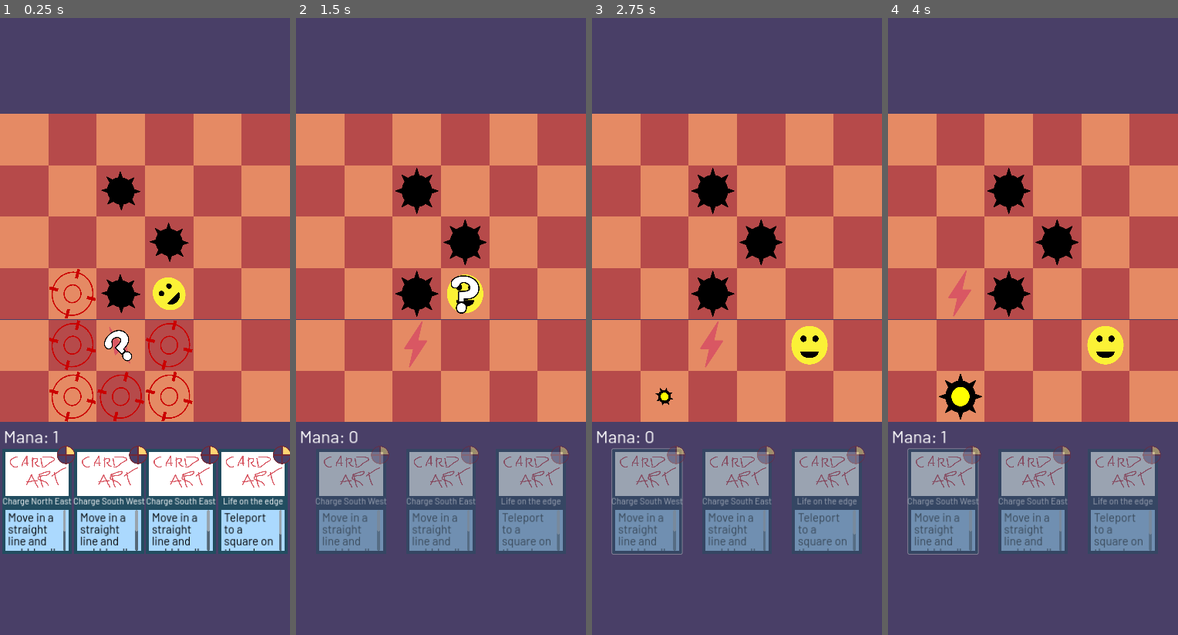
Above: before the commit, frames 1-4 (left to right).
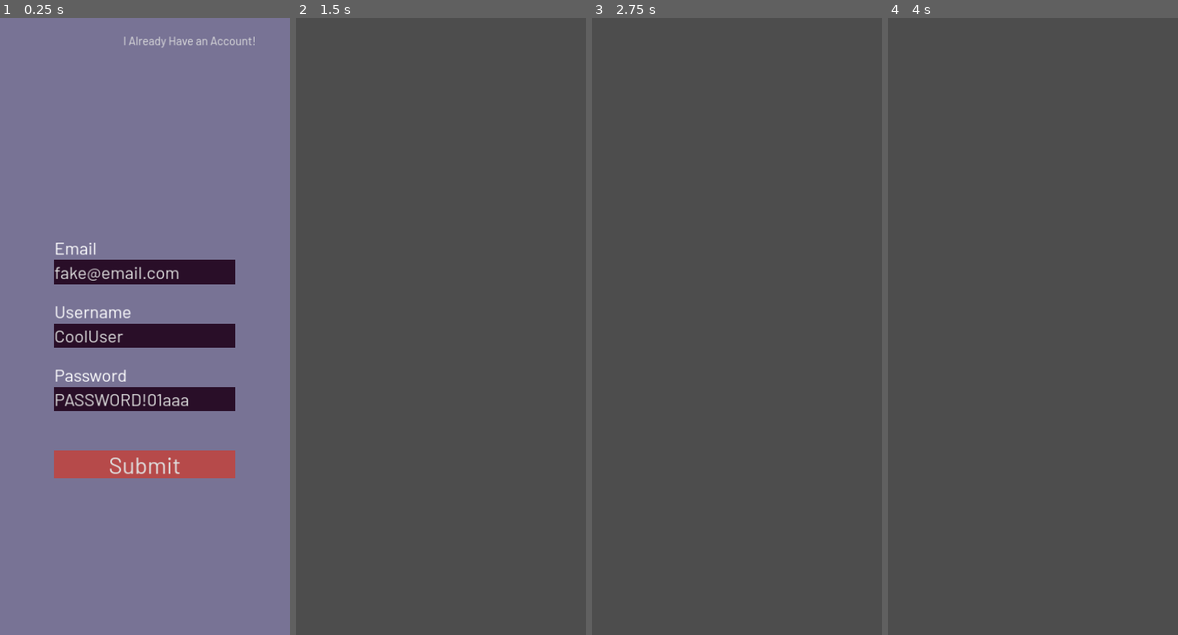
Above: after the commit, the same moments.

Repository: Boyquotes/Kumome-Godot
Game: Godot game, scene res://scenes/main.tscn
Same seed, same stepped clock (60 frames per second), same inputs: the game is played once before the commit and once after it.
Inputs (mouse positions are in pixels of both pictures, inside the frame that each line leads up to):
- Up to frame 1 (0.25 s): no input
- Up to frame 2 (1.5 s): click (333, 499) at 0.52 s; click (484, 42) at 1.25 s, where only the run after the commit has a clickable "I Already Have an Account!"
- Up to frame 3 (2.75 s): click (647, 499) at 2.02 s
- Up to frame 4 (4 s): click (943, 499) at 2.77 s; move the mouse to (960, 295) at 3.52 s; click (960, 295) at 3.67 s

The runs differ from the first frame. In frame 1, 100% of the frame differs, in the area x 0-100%, y 0-100%; in frame 2, 97%; in frame 3, 97%; in frame 4, 97%.
Error after the commit: Cannot call method 'connect' on a null value. (res://scripts/main.gd:29)

Commit message:
Quick fix for Yannis

Diff:
--- a/scenes/main.tscn
+++ b/scenes/main.tscn
@@ -21,7 +21,6 @@
 ..x1..
 ..0...
 ......"
-instant_play = true
 
 [node name="CanvasLayer" type="CanvasLayer" parent="."]
 
--- a/scenes/play.tscn
+++ b/scenes/play.tscn
@@ -21,17 +21,6 @@
 mouse_filter = 2
 theme = ExtResource("1_101pm")
 script = ExtResource("1_n8fwg")
-level_code = "L 0 0
-B 1 1
-B 2 2
-B 3 3
--
-......
-......
-..02..
-..31..
-......
-......"
 
 [node name="bg" type="ColorRect" parent="."]
 z_index = -2
--- a/scripts/play.gd
+++ b/scripts/play.gd
@@ -5,7 +5,7 @@
 # This script is not properly commented because 1. I think it'll be completly rewritten at some point
 # and 2. every method does pretty much exactly what is says it does.
 
-@export_multiline var level_code : String
+var level_code : String
 @export var run_ai_test := 0
 
 var game : Game
@@ -16,8 +16,12 @@
 
 func _ready():
 
-	var first_card = 9+4
-	for i in range(first_card, first_card + 4):
+	#########################################################
+	# Yannis: You can change this line:
+	var card_indices := [1, 2, 3, 4]
+	##########################################################
+
+	for i in card_indices:
 		deck.append(Global.get_card(i))
 
 	add_cards()
